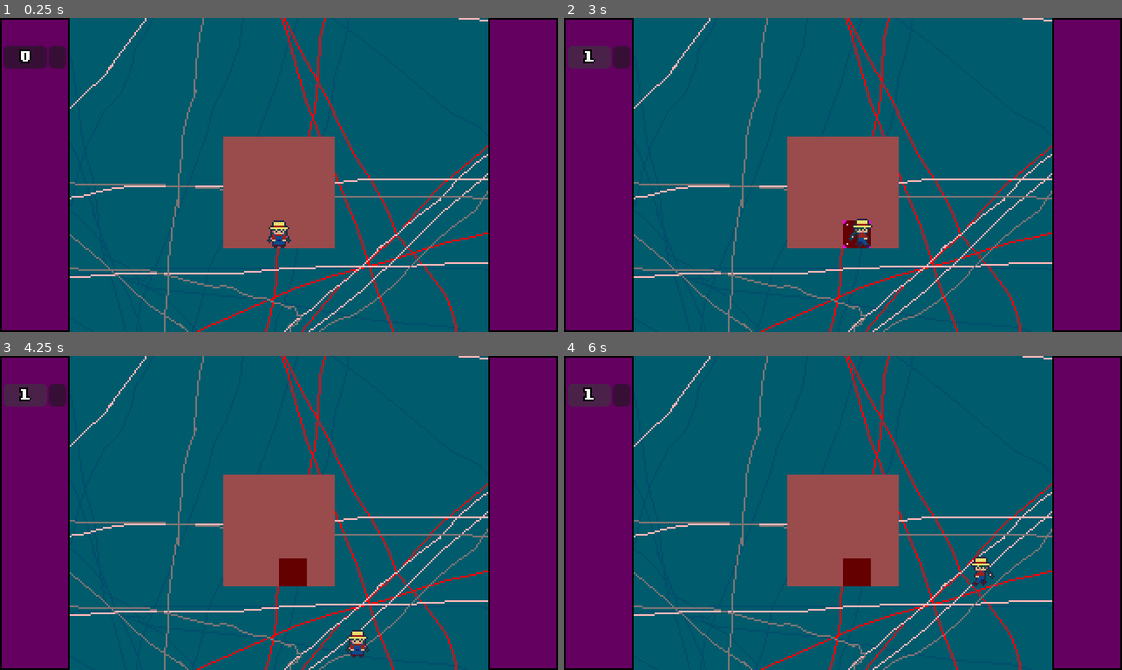
Above: before the commit, frames 1-4 (two rows, left to right).
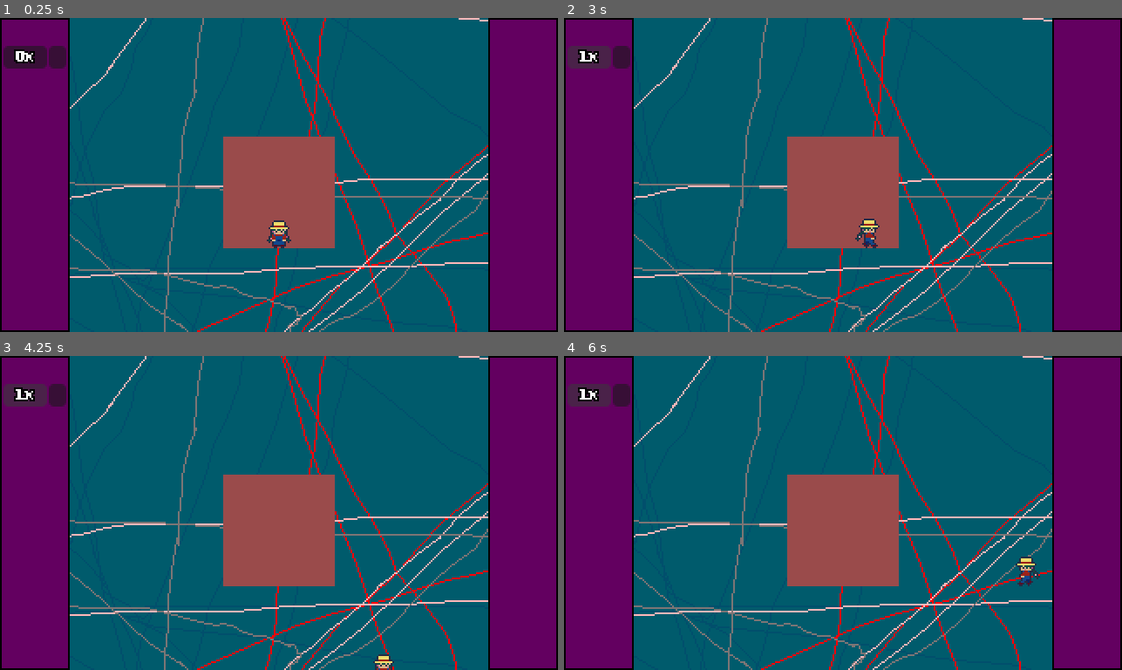
Above: after the commit, the same moments.

Repository: ghoulBlade3/harvest_bounty
Game: Godot game, scene res://main.tscn
Two runs of this game, one before a commit and one after it. Both use one fixed random seed, a clock stepped at 60 frames per second and the inputs below.
Inputs (mouse positions are in pixels of both pictures, inside the frame that each line leads up to):
- Up to frame 1 (0.25 s): no input
- Up to frame 2 (3 s): click (619, 55) at 0.5 s; click (591, 55) at 1.27 s; click (591, 55) at 2.02 s; tap Enter at 2.75 s; hold D (move_right) from 2.78 s (still down); tap E (interact) at 2.85 s
- Up to frame 3 (4.25 s): release D (move_right) at 3.53 s; hold S (move_down) from 3.53 s (still down); tap E (interact) at 3.6 s
- Up to frame 4 (6 s): release S (move_down) at 4.28 s; hold D (move_right) 4.28-5.03 s; tap E (interact) at 4.35, 5.1, 5.85 s; hold W (move_up) 5.03-5.78 s; hold A (move_left) from 5.78 s (still down)

The runs differ from the first frame. In frame 1, 0.1% of the frame differs, in the area x 2-7%, y 10-15%; in frame 2, 0.6%; in frame 3, 1.0%; in frame 4, 1.1%, in the area x 2-86%, y 10-74%.
Error after the commit: Invalid access to property or key 'items' on a base object of type 'Nil'. (res://carrot_buy.gd:4)

Commit message:
fixed_comments_a_bit

Diff:
--- a/carrot_buy.gd
+++ b/carrot_buy.gd
@@ -1,7 +1,8 @@
 extends Button
 @onready var player: CharacterBody2D = $"../../../player"
-@onready var carrot_font: RichTextLabel = $"../carrot_font"
-
+@onready var carrot_text: RichTextLabel = $"../carrot_text"
+var plantID: int = player.items["carrot"]
+#var plantID = 0
 
 
 
@@ -11,6 +12,6 @@
 
 
 func _button_pressed():
-	player.inventory[0] += 1
-
-	print(player.inventory[0])
+	player.inventory[plantID] += 1
+	carrot_text.text = str(player.inventory[plantID]) + "x"
+	print(player.inventory[plantID])
--- a/carrot_select.gd
+++ b/carrot_select.gd
@@ -1,6 +1,7 @@
 extends Button
 @onready var player: CharacterBody2D = $"../../../player"
-const plantID: int = 0
+var plantID = player.items["carrot"]
+#var plantID = 0
 
 
 func _ready() -> void:
--- a/farmland.gd
+++ b/farmland.gd
@@ -24,12 +24,17 @@
 
 	# PLANTS ARE PLANTED
 	if player.inventory[player.selectedItem] > 0 && isWet && not isPlantedOn:
-		match player.selectedItem:
-			0:
-				farmland_plant.texture = load("res://textures/blocks/carrot_stage_0.png")
-				player.inventory[player.selectedItem] -= 1
-				isPlantedOn = true
 
+			# PUT PLANT TEXTURE AND LOWER ITEM COUNT
+			farmland_plant.texture = load("res://textures/blocks/" + player.items.find_key(player.selectedItem) + "_stage_0.png")
+			player.inventory[player.selectedItem] -= 1
+			isPlantedOn = true
+
+			# UNSELECT THE ITEM IF THE PLAYER RAN OUT
+			if (player.inventory[player.selectedItem] <= 0):
+				player.selectedItem = player.items["empty"]
+
+	# PLANTS ARE COLLECTED
 	if isGrown:
 		print("COLLECTING GROWN THING")
 
@@ -37,14 +42,14 @@
 
 
 
-func _process(delta: float) -> void:
-	var playerDistance: float = farmland_center.global_position.distance_to(player.player_center.global_position)
-
-
-	# DO FARMLAND ACTION IF PLAYER CAN REACH IT
-	if playerDistance <= 7.9995:
-		farmland_selection_overlay.show()
-		if Input.is_action_just_pressed("interact") && player.canInteract:
-			farmland_action()
-	else:
-		farmland_selection_overlay.hide()
+#func _process(delta: float) -> void:
+	#var playerDistance: float = farmland_center.global_position.distance_to(player.player_center.global_position)
+	#
+	#
+	## DO FARMLAND ACTION IF PLAYER CAN REACH IT
+	#if playerDistance <= 7.9995:
+		#farmland_selection_overlay.show()
+		#if Input.is_action_just_pressed("interact") && player.canInteract:
+			#farmland_action()
+	#else:
+		#farmland_selection_overlay.hide()
--- a/main.tscn
+++ b/main.tscn
@@ -172,7 +172,7 @@
 script = ExtResource("1_0xm2m")
 
 [node name="player_center" type="Node2D" parent="player" unique_id=337213893]
-position = Vector2(0, 3)
+position = Vector2(0, 4)
 
 [node name="player_sprite" type="AnimatedSprite2D" parent="player" unique_id=1784591774]
 sprite_frames = SubResource("SpriteFrames_lquwl")
@@ -213,7 +213,7 @@
 offset_bottom = 29.0
 script = ExtResource("6_272bh")
 
-[node name="carrot" type="Button" parent="camera/Control" unique_id=203365693]
+[node name="carrot_select" type="Button" parent="camera/Control" unique_id=203365693]
 layout_mode = 0
 offset_left = 2.0
 offset_top = 16.0
@@ -222,7 +222,7 @@
 theme_override_font_sizes/font_size = 3
 script = ExtResource("7_272bh")
 
-[node name="carrot_font" type="RichTextLabel" parent="camera/Control" unique_id=1541986792]
+[node name="carrot_text" type="RichTextLabel" parent="camera/Control" unique_id=1541986792]
 texture_filter = 1
 layout_mode = 0
 offset_left = 2.0
--- a/player_main.gd
+++ b/player_main.gd
@@ -1,16 +1,22 @@
 extends CharacterBody2D
 @onready var player_sprite: AnimatedSprite2D = $player_sprite
 @onready var player_center: Node2D = $player_center
-@onready var carrot_font: RichTextLabel = $"../camera/Control/carrot_font"
+#@onready var carrot_font: RichTextLabel = $"../camera/Control/carrot_font"
 
 
 const kSpeed: float = 4800.0
 var health: int = 5
 var canInteract: bool = true
 
-var selectedItem = -1
+var selectedItem: int = -1
+var items = {
+	"empty": -1,
+	"carrot": 0
+}
 var inventory: Array[int] = [0, 0]
 var lastLookDir: String = 'S'
+var distanceFromFarmland: float
+var last_velocity_normalized = Vector2.ZERO
 
 
 
@@ -22,32 +28,27 @@
 	var pMoveDir = Input.get_vector("move_left", "move_right", "move_up", "move_down")
 	pMoveDir = pMoveDir.normalized()
 	pMoveDir = pMoveDir * kSpeed * delta
-
-	#velocity = pMoveDir * kSpeed * delta;
 	velocity = pMoveDir
 
 
-
+	# SET SPRITES BASED ON MOVE DIR
 	if pMoveDir.x < 0:
 		player_sprite.flip_h = true
 		player_sprite.play("walk_sideways")
 		lastLookDir = 'A'
-
 	elif pMoveDir.x > 0:
 		player_sprite.flip_h = false
 		player_sprite.play("walk_sideways")
 		lastLookDir = 'D'
-
 	elif pMoveDir.y > 0:
 		player_sprite.play("walk_cycle_front")
 		lastLookDir = 'S'
-
 	elif pMoveDir.y < 0:
 		player_sprite.play("walk_cycle_back")
 		lastLookDir = 'W'
 
 
-
+	# SET SPRITES WHEN STANDING STILL
 	if pMoveDir == Vector2.ZERO:
 		match lastLookDir:
 			'W':
@@ -61,12 +62,14 @@
 				player_sprite.play("standing_side")
 				player_sprite.flip_h = false
 
+	# JITTER FIX
+	if velocity.normalized() != last_velocity_normalized:
+		position.x = round(position.x)
+		position.y = round(position.y)
 
+	last_velocity_normalized = velocity.normalized()
 	move_and_slide()
-	global_position = round(global_position)
 
 
-	# UPDATE LABELS
-	carrot_font.text = str(inventory[0])
-	if (inventory[selectedItem] <= 0):
-		selectedItem = -1
+
+	# CHECK DISTANCE OF NEAREST CROPS
Binary file added: textures/blocks/carrot_stage_1.png
Not shown, added: textures/blocks/carrot_stage_1.png.import
Binary file added: textures/blocks/carrot_stage_2.png
Not shown, added: textures/blocks/carrot_stage_2.png.import
Not shown, added: textures/blocks/carrot_stage_1.png~
Not shown, added: textures/blocks/carrot_stage_2.png~
